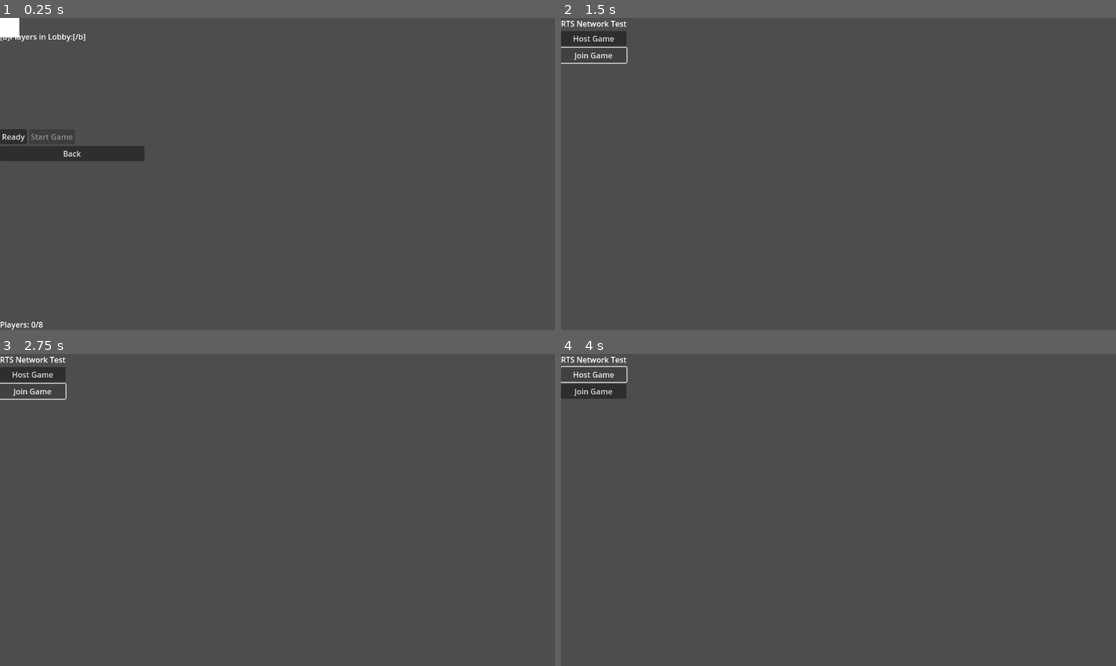
Above: before the commit, frames 1-4 (two rows, left to right).
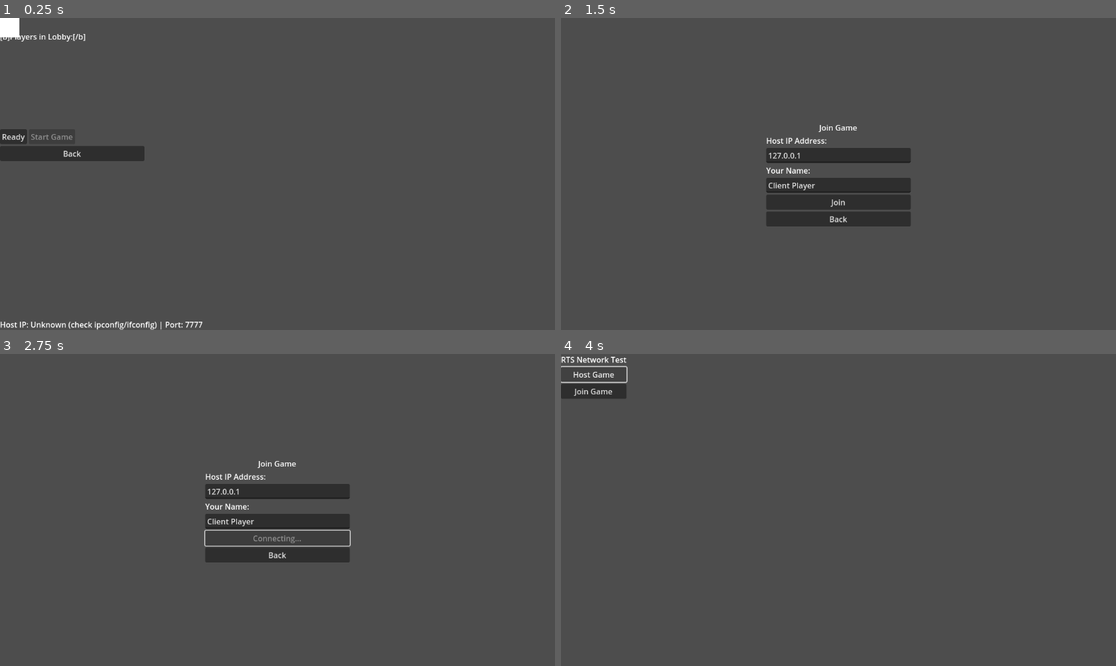
Above: after the commit, the same moments.

Repository: TonySimmering/rts_2025_v7
Game: Godot game, scene res://scenes/main_menu/lobby.tscn
The game is run twice, just before and just after one commit, with the same random seed, the same clock (stepped at 60 frames per second) and the same inputs. This scene is started directly instead of the project's main scene.
Inputs (mouse positions are in pixels of both pictures, inside the frame that each line leads up to):
- Up to frame 1 (0.25 s): no input
- Up to frame 2 (1.5 s): click "Back" at 0.5 s; click "Join Game" at 1.25 s
- Up to frame 3 (2.75 s): click "Join Game" (after the commit: "Join") at 2 s
- Up to frame 4 (4 s): click (838, 553) at 2.75 s, where only the run after the commit has a clickable "Back"; click "Host Game" at 3.5 s

The runs differ from the first frame. In frame 1, 0.4% of the frame differs, in the area x 0-37%, y 97-100%; in frame 2, 6.0%, in the area x 0-64%, y 0-67%; in frame 3, 4.9%; in frame 4, nothing differs.

Commit message:
networking cleanup

Diff:
--- /dev/null
+++ b/scenes/main_menu/join_menu.gd
@@ -0,0 +1,50 @@
+extends Control
+
+@onready var ip_input: LineEdit = $VBoxContainer/IPInput
+@onready var name_input: LineEdit = $VBoxContainer/NameInput
+@onready var join_button: Button = $VBoxContainer/JoinButton
+@onready var back_button: Button = $VBoxContainer/BackButton
+
+func _ready():
+	join_button.pressed.connect(_on_join_pressed)
+	back_button.pressed.connect(_on_back_pressed)
+
+	# Connect to NetworkManager signals
+	NetworkManager.connection_succeeded.connect(_on_connection_succeeded)
+	NetworkManager.connection_failed.connect(_on_connection_failed)
+
+func _exit_tree():
+	# Disconnect signals when leaving scene
+	if NetworkManager.connection_succeeded.is_connected(_on_connection_succeeded):
+		NetworkManager.connection_succeeded.disconnect(_on_connection_succeeded)
+	if NetworkManager.connection_failed.is_connected(_on_connection_failed):
+		NetworkManager.connection_failed.disconnect(_on_connection_failed)
+
+func _on_join_pressed():
+	var ip = ip_input.text.strip_edges()
+	var player_name = name_input.text.strip_edges()
+
+	if ip.is_empty():
+		push_error("IP address cannot be empty")
+		return
+
+	if player_name.is_empty():
+		player_name = "Client Player"
+
+	print("Joining game at ", ip, " as ", player_name)
+	join_button.disabled = true
+	join_button.text = "Connecting..."
+	NetworkManager.join_game(player_name, ip)
+
+func _on_connection_succeeded():
+	print("Connected! Going to lobby...")
+	get_tree().change_scene_to_file("res://scenes/main_menu/lobby.tscn")
+
+func _on_connection_failed():
+	print("Connection failed!")
+	join_button.disabled = false
+	join_button.text = "Join"
+	push_error("Failed to connect to host")
+
+func _on_back_pressed():
+	get_tree().change_scene_to_file("res://scenes/main_menu/main_menu.tscn")
--- /dev/null
+++ b/scenes/main_menu/join_menu.tscn
@@ -0,0 +1,58 @@
+[gd_scene load_steps=2 format=3 uid="uid://cd131l7nk1vbt"]
+
+[ext_resource type="Script" uid="uid://cof8wl2tte6m5" path="res://scenes/main_menu/join_menu.gd" id="1_join"]
+
+[node name="JoinMenu" type="Control"]
+layout_mode = 3
+anchors_preset = 15
+anchor_right = 1.0
+anchor_bottom = 1.0
+grow_horizontal = 2
+grow_vertical = 2
+script = ExtResource("1_join")
+
+[node name="VBoxContainer" type="VBoxContainer" parent="."]
+layout_mode = 1
+anchors_preset = 8
+anchor_left = 0.5
+anchor_top = 0.5
+anchor_right = 0.5
+anchor_bottom = 0.5
+offset_left = -150.0
+offset_top = -100.0
+offset_right = 150.0
+offset_bottom = 100.0
+grow_horizontal = 2
+grow_vertical = 2
+alignment = 1
+
+[node name="Label" type="Label" parent="VBoxContainer"]
+layout_mode = 2
+text = "Join Game"
+horizontal_alignment = 1
+
+[node name="IPLabel" type="Label" parent="VBoxContainer"]
+layout_mode = 2
+text = "Host IP Address:"
+
+[node name="IPInput" type="LineEdit" parent="VBoxContainer"]
+layout_mode = 2
+text = "127.0.0.1"
+placeholder_text = "192.168.1.xxx"
+
+[node name="NameLabel" type="Label" parent="VBoxContainer"]
+layout_mode = 2
+text = "Your Name:"
+
+[node name="NameInput" type="LineEdit" parent="VBoxContainer"]
+layout_mode = 2
+text = "Client Player"
+placeholder_text = "Player Name"
+
+[node name="JoinButton" type="Button" parent="VBoxContainer"]
+layout_mode = 2
+text = "Join"
+
+[node name="BackButton" type="Button" parent="VBoxContainer"]
+layout_mode = 2
+text = "Back"
--- a/scenes/main_menu/lobby.gd
+++ b/scenes/main_menu/lobby.gd
@@ -18,10 +18,29 @@
 	start_button.visible = multiplayer.is_server()
 	start_button.disabled = true
 
+	# Display host IP if we're the server
+	if multiplayer.is_server():
+		var local_ip = get_local_ip()
+		status_label.text = "Host IP: " + local_ip + " | Port: 7777"
+	else:
+		status_label.text = "Players: " + str(NetworkManager.get_player_count()) + "/" + str(NetworkManager.MAX_CLIENTS)
+
 	print("Lobby ready. Is server: ", multiplayer.is_server())
 	print("Initial players: ", NetworkManager.players)
 
 	update_player_list()
+
+func get_local_ip() -> String:
+	"""Get the local network IP address"""
+	var addresses = IP.get_local_addresses()
+
+	# Find the first non-localhost IPv4 address
+	for addr in addresses:
+		if addr.begins_with("192.168.") or addr.begins_with("10.") or addr.begins_with("172."):
+			return addr
+
+	# Fallback
+	return "Unknown (check ipconfig/ifconfig)"
 
 func _on_ready_pressed():
 	var my_id = multiplayer.get_unique_id()
@@ -64,8 +83,25 @@
 	get_tree().change_scene_to_file("res://scenes/game/game.tscn")
 
 func _on_back_pressed():
+	if multiplayer.is_server():
+		print("Host terminating session...")
+		# Notify all clients that server is closing
+		kick_all_clients.rpc()
+		# Small delay to ensure RPC arrives
+		await get_tree().create_timer(0.1).timeout
+	else:
+		print("Client leaving game...")
+
 	NetworkManager.disconnect_from_game()
 	get_tree().change_scene_to_file("res://scenes/main_menu/main_menu.tscn")
+
+@rpc("authority", "call_local", "reliable")
+func kick_all_clients():
+	"""Called by host to notify clients the session is ending"""
+	if not multiplayer.is_server():
+		print("Host closed the session")
+		NetworkManager.disconnect_from_game()
+		get_tree().change_scene_to_file("res://scenes/main_menu/main_menu.tscn")
 
 func _on_player_connected(peer_id: int, player_info: Dictionary):
 	print("Lobby: Player connected - ", peer_id)
@@ -102,4 +138,6 @@
 		text += "[color=" + color + "]" + ready_icon + " " + player.name + host_tag + "[/color]\n"
 
 	player_list.text = text
-	status_label.text = "Players: " + str(NetworkManager.get_player_count()) + "/" + str(NetworkManager.MAX_CLIENTS)
+
+	if not multiplayer.is_server():
+		status_label.text = "Players: " + str(NetworkManager.get_player_count()) + "/" + str(NetworkManager.MAX_CLIENTS)
--- a/scenes/main_menu/main_menu.gd
+++ b/scenes/main_menu/main_menu.gd
@@ -8,20 +8,15 @@
 	join_button.pressed.connect(_on_join_pressed)
 
 	NetworkManager.server_started.connect(_on_server_started)
-	NetworkManager.connection_succeeded.connect(_on_connection_succeeded)
 
 func _on_host_pressed():
 	print("Hosting game...")
 	NetworkManager.host_game("Host Player")
 
 func _on_join_pressed():
-	print("Joining game...")
-	NetworkManager.join_game("Client Player", "127.0.0.1")
+	print("Going to join menu...")
+	get_tree().change_scene_to_file("res://scenes/main_menu/join_menu.tscn")
 
 func _on_server_started():
 	print("Server started! Going to lobby...")
 	get_tree().change_scene_to_file("res://scenes/main_menu/lobby.tscn")
-
-func _on_connection_succeeded():
-	print("Connected! Going to lobby...")
-	get_tree().change_scene_to_file("res://scenes/main_menu/lobby.tscn")
Not shown, added: scenes/main_menu/join_menu.gd.uid
